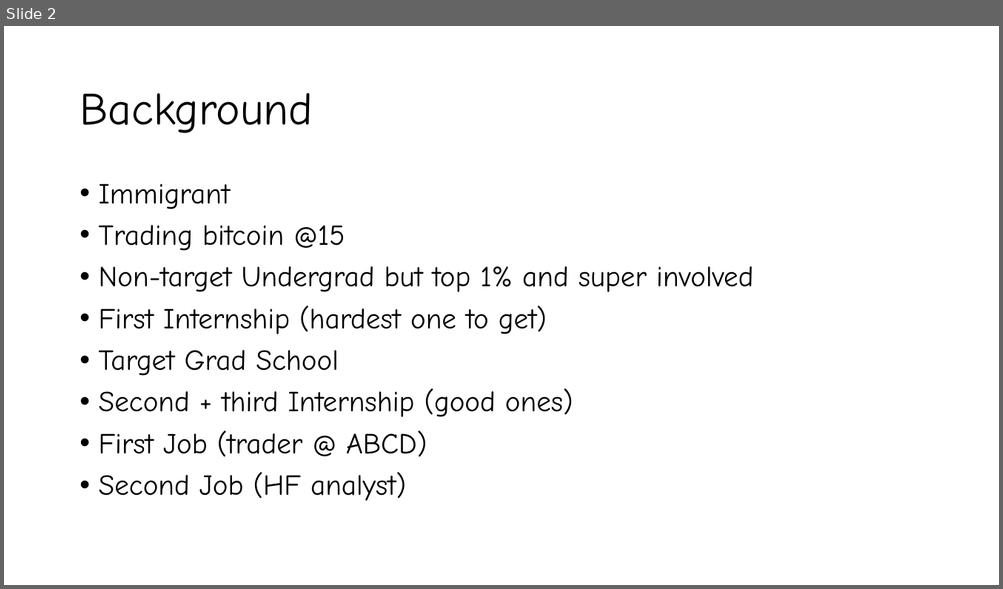
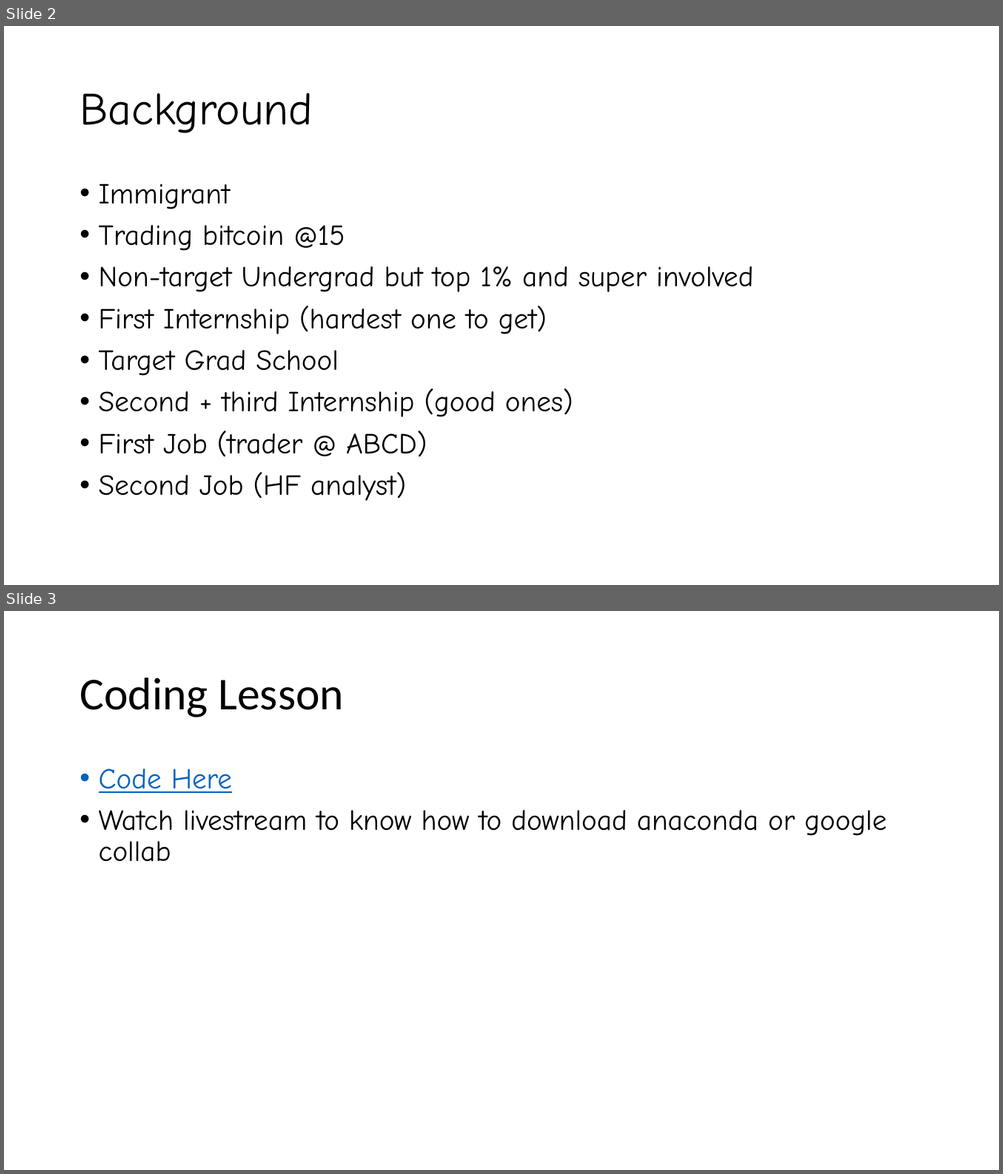
Before and after one commit to valazeinali/Valatility, a slide deck: VALATILITY/Powerpoints/Valatility_Stream_1_Slides.pptx. Shown one above the other, each under a label of ours: slide 2 before the commit, slides 2 and 3 after it. The pictures are 1003x589 and 1003x1174 pixels, drawn with LibreOffice and Linux fonts; fonts in the diff are those of the drawing. Boxes give left, top, right and bottom in pixels: in the first picture for what was removed or moved away, otherwise in the second. Text is boxed around its words. In the diff, an @@ line names an element or a change of style, - is before the commit and + after.

```diff
--- a/VALATILITY/Powerpoints/Valatility_Stream_1_Slides.pptx
+++ b/VALATILITY/Powerpoints/Valatility_Stream_1_Slides.pptx
@@ slide 3 added at box(4, 611, 999, 1170), background #FFFFFF @@
@@ title added at box(79, 678, 343, 718), 44 pt, text #000000 @@
+Coding Lesson
@@ text added at box(99, 769, 886, 862), 28 pt, text #000000 @@
+• Code Here
+• Watch livestream to know how to download anaconda or google collab
```
Also in this commit, not shown: 7 other slides added, 1 slide removed.
